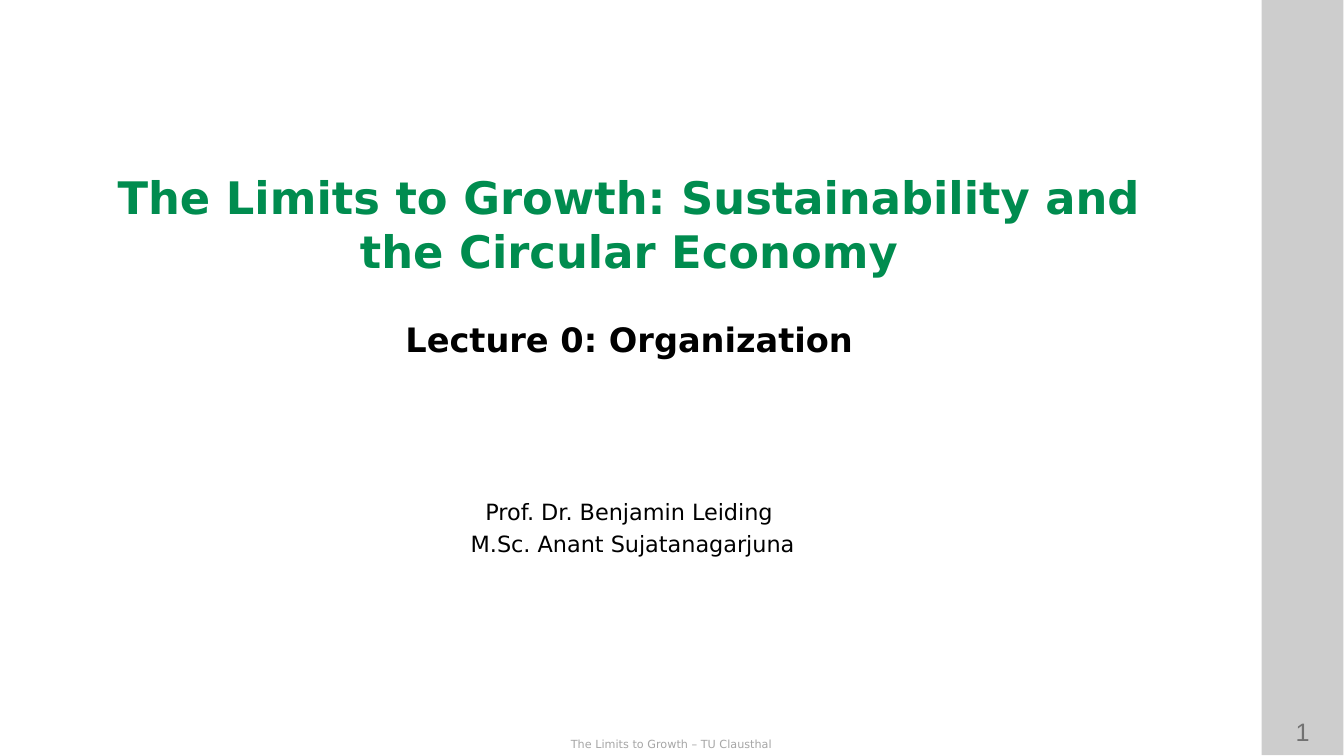
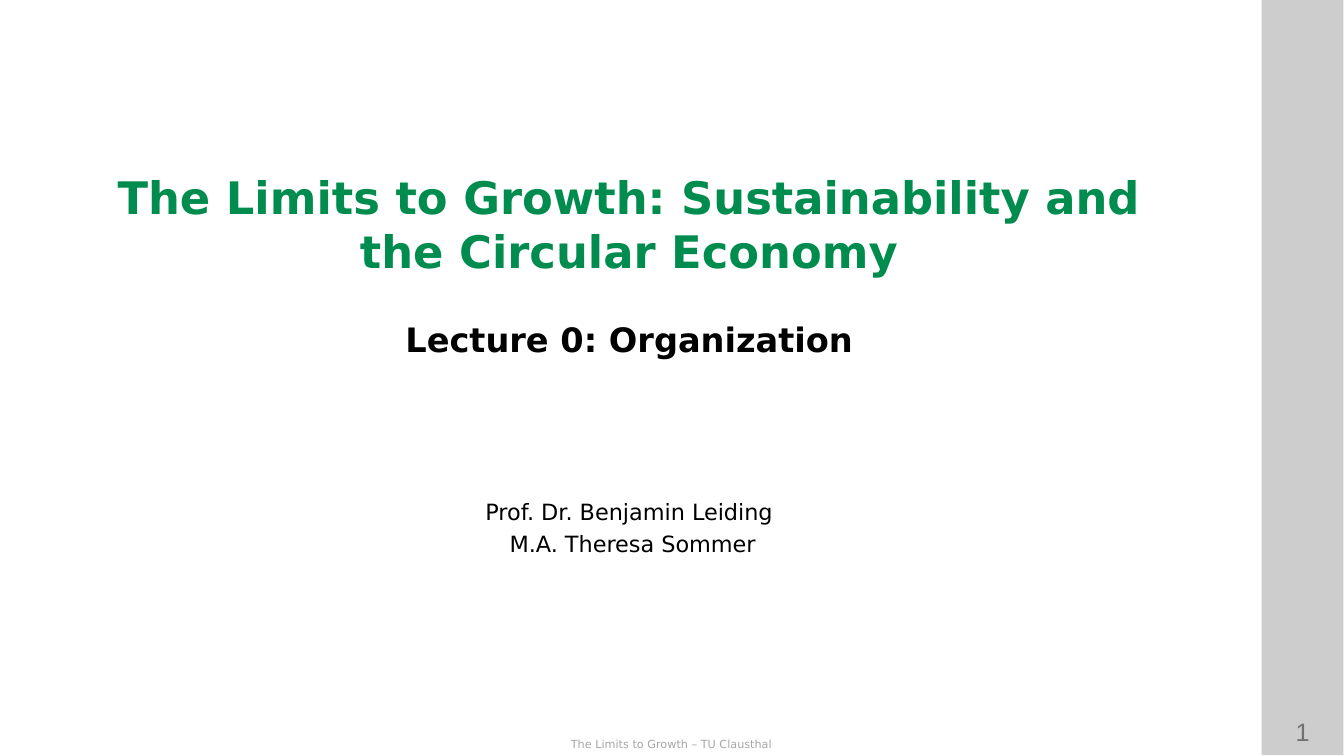
Before and after one commit to ETCE-LAB/teaching-material, a slide deck: slide 1 of The-Limits-to-Growth/LTG-L00-Organization.pptx. Drawn at 1344x756 pixels with LibreOffice and Linux fonts; fonts in the diff are those of the drawing; background and template pictures are left out. Boxes give left, top, right and bottom in pixels: in the first picture for what was removed or moved away, otherwise in the second. Text is boxed around its words. In the diff, an @@ line names an element or a change of style, - is before the commit and + after.

```diff
--- a/The-Limits-to-Growth/LTG-L00-Organization.pptx
+++ b/The-Limits-to-Growth/LTG-L00-Organization.pptx
@@ text at [510, 535, 755, 553]: text changed @@
-M.Sc. Anant Sujatanagarjuna
+M.A. Theresa Sommer
```
Also in this commit, not shown: 5 other slides changed, 1 other file.
